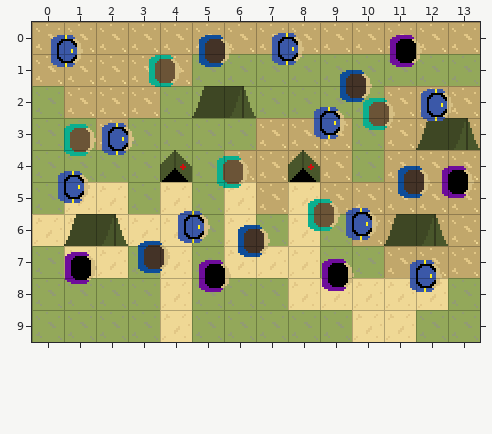
Tiled map (JSON): assets/maps/camp.json. Above, as it was before the edit.
Cells are 16x16 px. Shown: x 0..13, y 0..9.
After the commit:
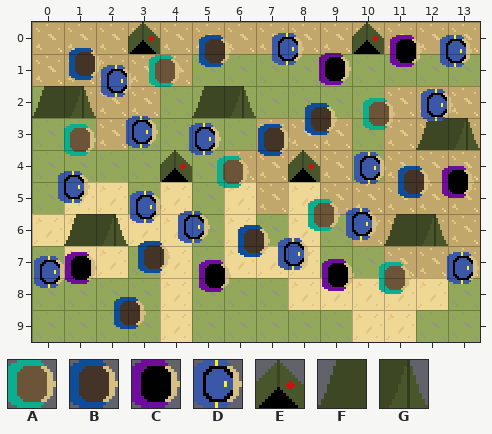
Key: from "begunec2": A 0; from "begunec3": B 0; from "begunec4": C 0; from "policija": D 0; from "sotor1": E 0; from "sotor2": F 0, G 1.
_ is an empty cell.
Objects are placed by their top-left corner, in cells (3,4 is the top-left corner of cell 3,4); size is 1x1 cell unless given.
Edits made:
Layer "Tents":
The edit adds tile E in row 0 at x 3 and 10.
The edit adds tile F in row 2 at x 0.
The edit adds tile G in row 2 at x 1.
Layer "Police":
Object D at 0.6,0.4 becomes D at 2.9,2.9.
Object D at 8.8,2.7 becomes D at 10.1,4.
Object D at 2.2,3.2 becomes D at 3.1,5.3.
Object D at 11.8,7.4 becomes D at 13,7.2.
A new object: D at 12.7,0.4.
A new object: D at 2.2,1.3.
A new object: D at 4.9,3.1.
A new object: D at 7.7,6.7.
A new object: D at 0,7.3.
Layer "begunec2":
A new object: C at 9,1.
Layer "begunec3":
Object B at 9.6,1.5 becomes B at 7.1,3.2.
A new object: B at 1.1,0.8.
A new object: B at 8.5,2.5.
A new object: B at 2.6,8.6.
Layer "begunec4":
A new object: A at 10.8,7.5.
